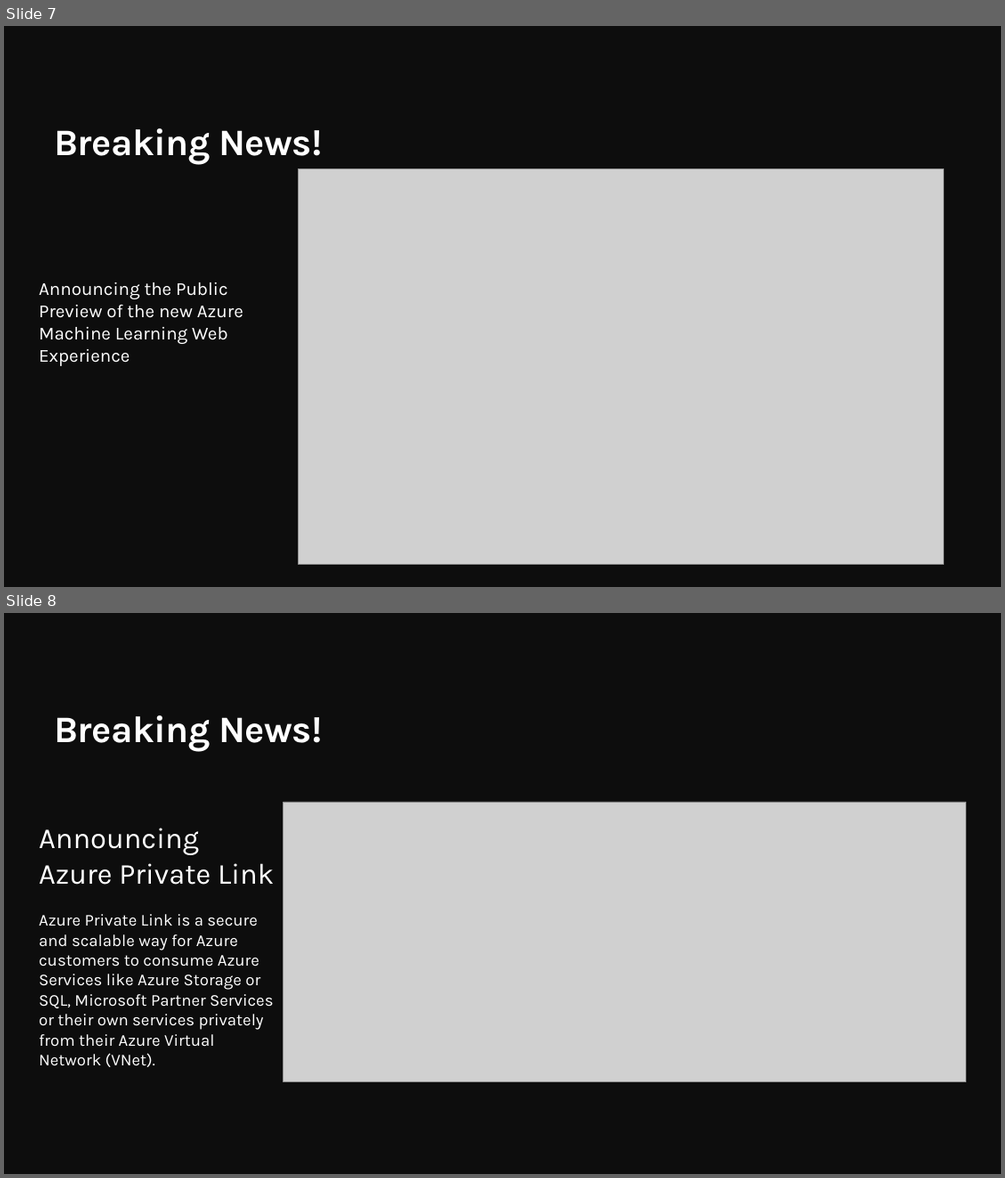
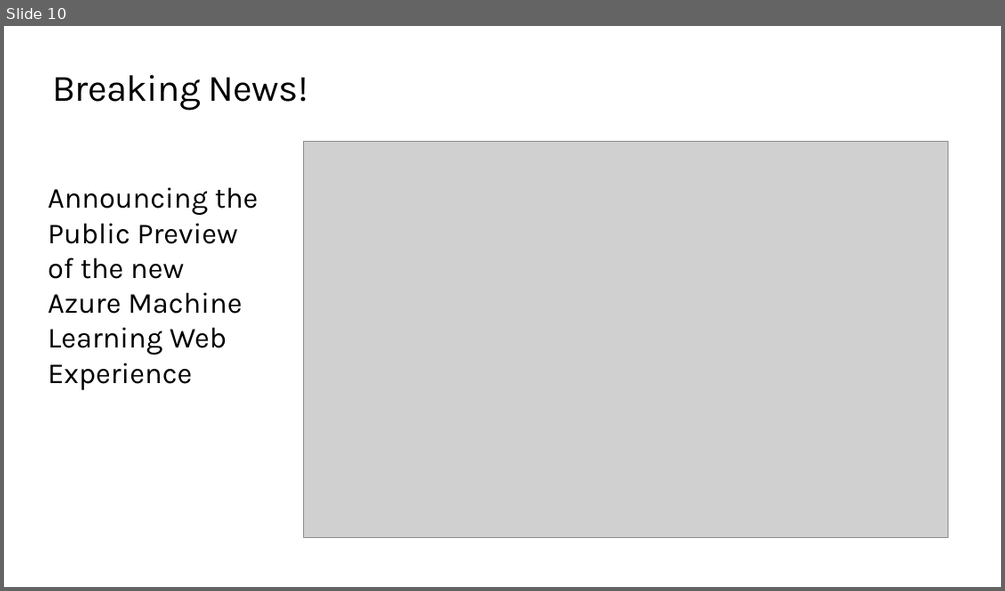
Before and after one commit to QuirkyDataScientist1978/Build-a-knowledge-mining-solution-using-Azure-AI, a slide deck: resources/slides/Opening.pptx. Shown one above the other, each under a label of ours: slides 7 and 8 before the commit, slide 10 after it. The pictures are 1005x1178 and 1005x591 pixels, drawn with LibreOffice and Linux fonts; fonts in the diff are those of the drawing; grey boxes stand for pictures; background and template pictures are left out. Boxes give left, top, right and bottom in pixels: in the first picture for what was removed or moved away, otherwise in the second. Text is boxed around its words. In the diff, an @@ line names an element or a change of style, - is before the commit and + after.

```diff
--- a/resources/slides/Opening.pptx
+++ b/resources/slides/Opening.pptx
@@ slide 8 removed at bbox=[4, 613, 1001, 1174], background #0D0D0D @@
@@ title removed at bbox=[54, 715, 322, 752] @@
-Breaking News!
@@ picture removed at bbox=[283, 802, 966, 1082] @@
@@ text removed at bbox=[39, 827, 274, 1067] @@
-Announcing Azure Private Link
-Azure Private Link is a secure and scalable way for Azure customers to consume Azure Services like Azure Storage or SQL, Microsoft Partner Services or their own services privately from their Azure Virtual Network (VNet).
@@ what was slide 7 is now slide 10 @@
@@ slide 10 changed as well @@
@@ background #0D0D0D to #FFFFFF @@
@@ title "Breaking News!": place and size @@
-title "Breaking News!" at bbox=[54, 128, 322, 165]
+title "Breaking News!" at bbox=[52, 75, 308, 111]
@@ title "Breaking News!" at bbox=[52, 75, 308, 111]: text colour #FFFFFF to #000000, bold off; vertical alignment bottom to top @@
@@ picture: place and size @@
-picture at bbox=[299, 168, 943, 564]
+picture at bbox=[304, 141, 948, 537]
@@ text "Announcing the Public Preview of ...": place and size @@
-text "Announcing the Public Preview of ..." at bbox=[39, 282, 243, 366]
+text "Announcing the Public Preview of ..." at bbox=[48, 187, 259, 390]
@@ text "Announcing the Public Preview of ..." at bbox=[48, 187, 259, 390]: size 17.6 to 28 pt, text colour #FFFFFF to #000000 @@
```
Also in this commit, not shown: 13 other slides changed, 4 slides added, 1 other slide removed.
